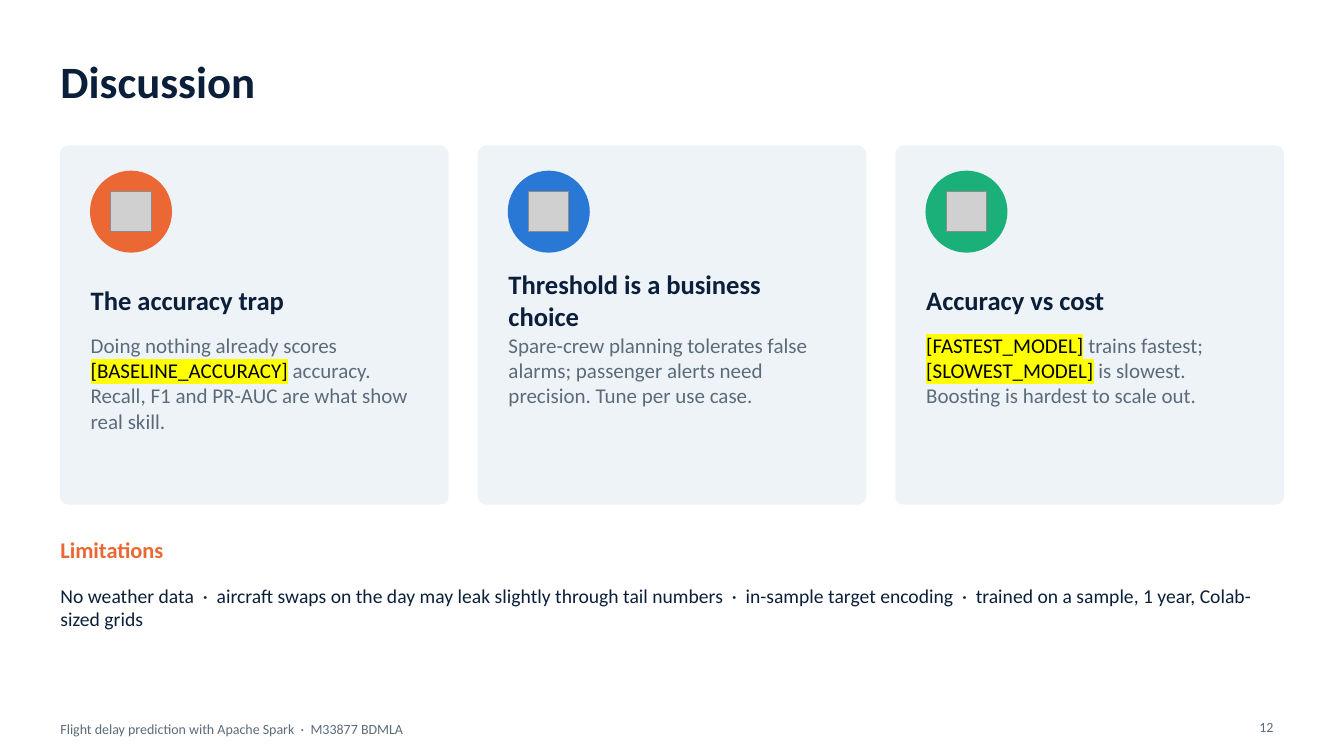
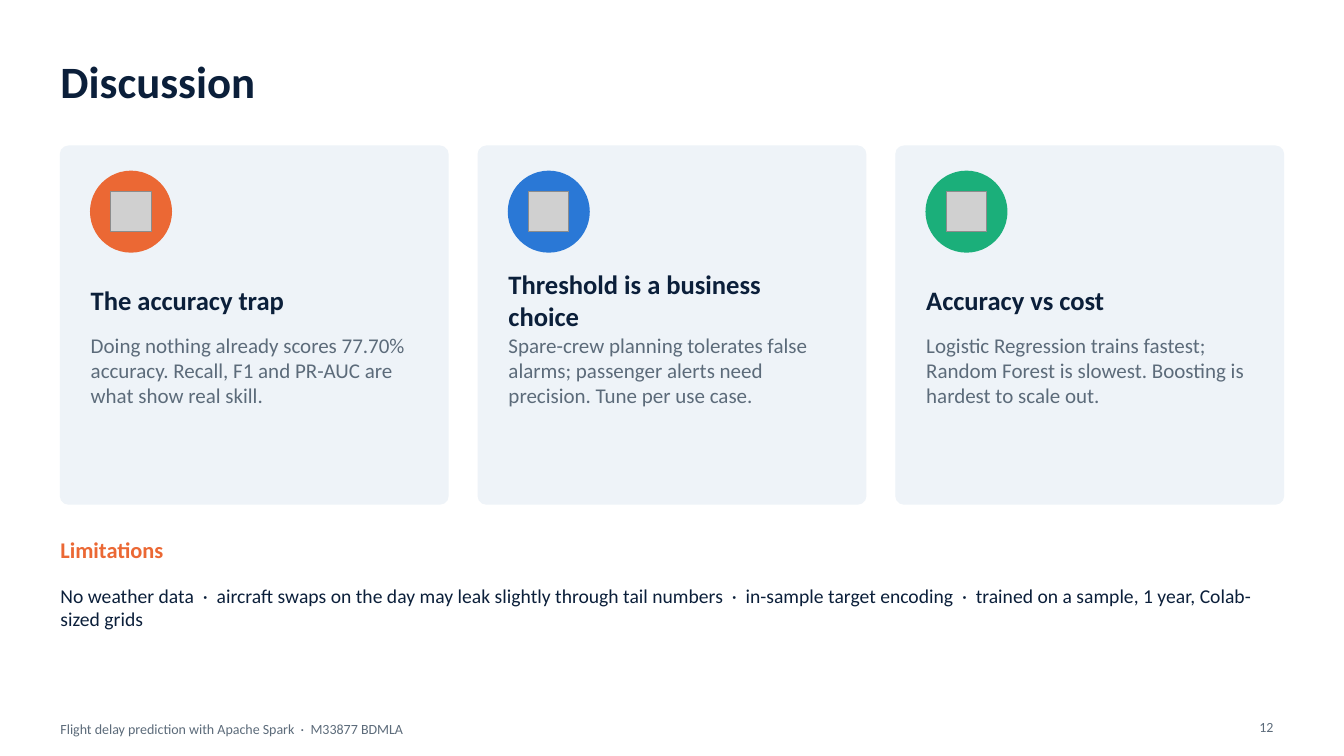
Before and after one commit to tiong0526/clone-21092024, a slide deck: slide 12 of bdmla-flight-delay/presentation/BDMLA_CW1_Flight_Delay_Presentation.pptx. Drawn at 1344x756 pixels with LibreOffice and Linux fonts; fonts in the diff are those of the drawing; grey boxes stand for pictures. Boxes give left, top, right and bottom in pixels: in the first picture for what was removed or moved away, otherwise in the second. Text is boxed around its words. In the diff, an @@ line names an element or a change of style, - is before the commit and + after.

```diff
--- a/bdmla-flight-delay/presentation/BDMLA_CW1_Flight_Delay_Presentation.pptx
+++ b/bdmla-flight-delay/presentation/BDMLA_CW1_Flight_Delay_Presentation.pptx
@@ text at <box>91,338,405,403</box>: text changed @@
-Doing nothing already scores [BASELINE_ACCURACY] accuracy. Recall, F1 and PR-AUC are what show real skill.
+Doing nothing already scores 77.70% accuracy. Recall, F1 and PR-AUC are what show real skill.
@@ text at <box>926,338,1244,403</box>: text changed @@
-[FASTEST_MODEL] trains fastest; [SLOWEST_MODEL] is slowest. Boosting is hardest to scale out.
+Logistic Regression trains fastest; Random Forest is slowest. Boosting is hardest to scale out.
```
Also in this commit, not shown: 10 other slides changed, 21 other files.
